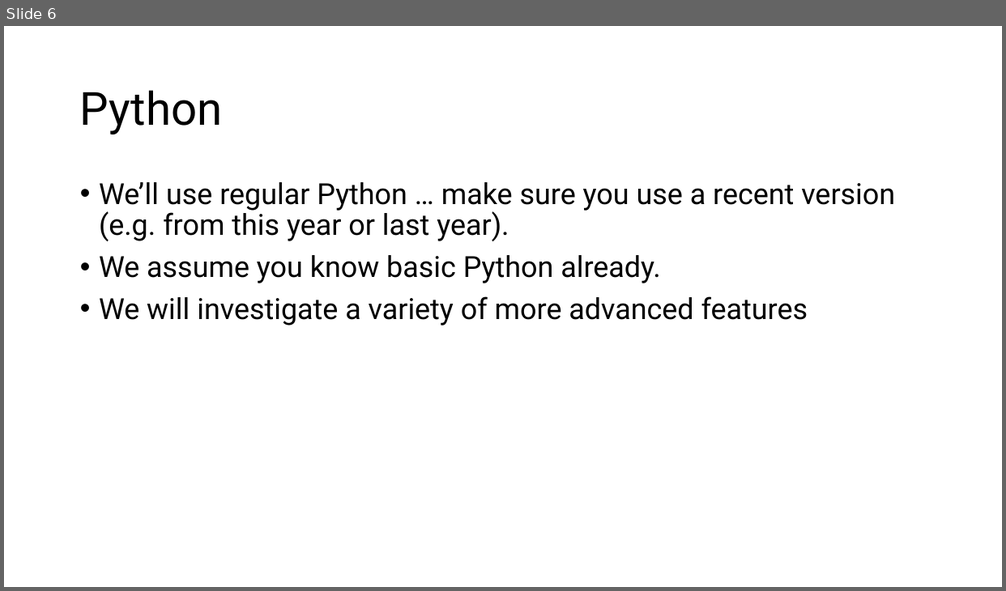
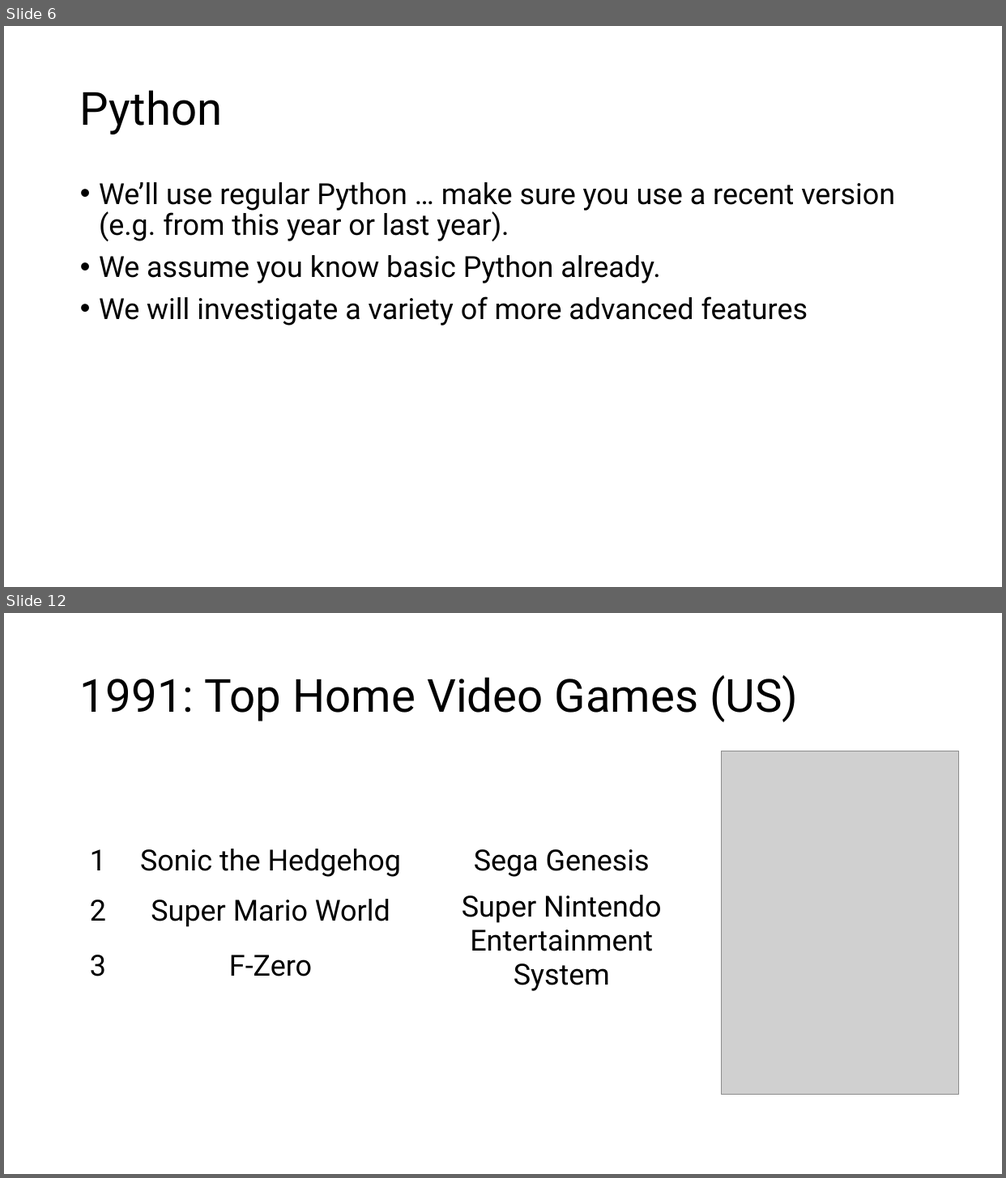
Before and after one commit to tjd1234/cmpt383fall2026, a slide deck: python/PythonIntro.pptx. Shown one above the other, each under a label of ours: slide 6 before the commit, slides 6 and 12 after it; the slides between them are not shown. The pictures are 1006x591 and 1006x1178 pixels, drawn with LibreOffice and Linux fonts; fonts in the diff are those of the drawing; grey boxes stand for pictures. Boxes give left, top, right and bottom in pixels: in the first picture for what was removed or moved away, otherwise in the second. Text is boxed around its words. In the diff, an @@ line names an element or a change of style, - is before the commit and + after.

```diff
--- a/python/PythonIntro.pptx
+++ b/python/PythonIntro.pptx
@@ slide 12 added at bbox=[4, 613, 1002, 1174], background #FFFFFF @@
@@ title added at bbox=[80, 675, 798, 722], 44 pt, text #000000 @@
+1991: Top Home Video Games (US)
@@ picture added at bbox=[721, 752, 958, 1094] @@
@@ table added at bbox=[73, 836, 705, 995], 3 rows, 3 columns @@
+1 | Sonic the Hedgehog | Sega Genesis
+2 | Super Mario World | Super Nintendo Entertainment System
+3 | F-Zero | 
```
Also in this commit, not shown: 3 slides changed, 13 other slides added, 1 other file.
